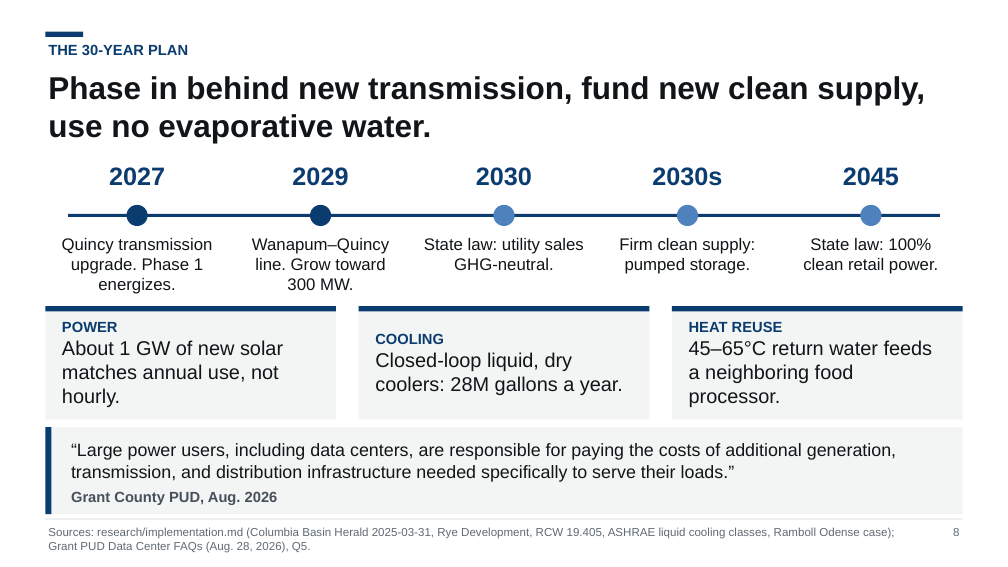
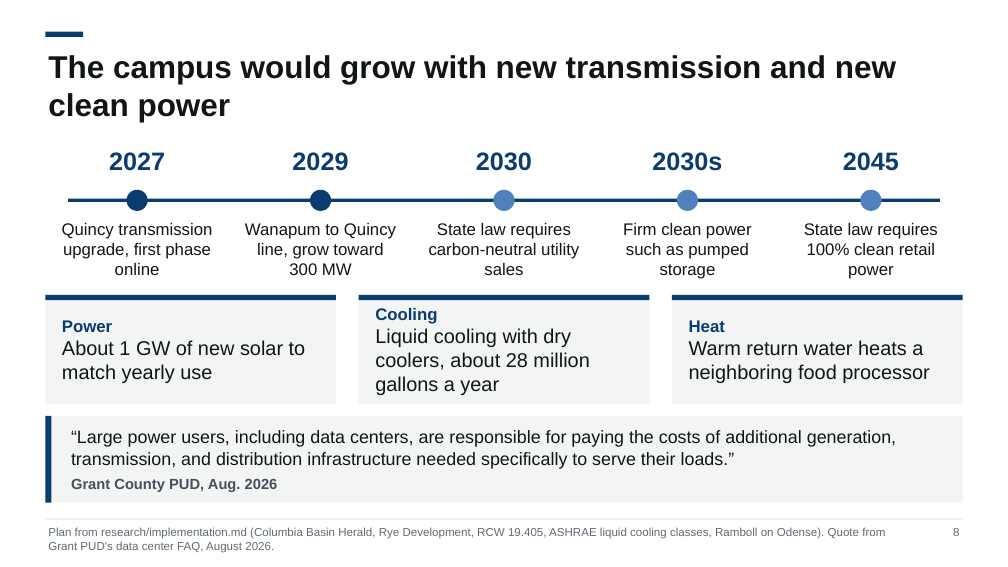
Before and after one commit to NeilKhandelwal/BAC-Hackathon, a slide deck: slide 8 of docs/deck/pitch_template.pptx. Drawn at 1008x567 pixels with LibreOffice and Linux fonts; fonts in the diff are those of the drawing. Boxes give left, top, right and bottom in pixels: in the first picture for what was removed or moved away, otherwise in the second. Text is boxed around its words. In the diff, an @@ line names an element or a change of style, - is before the commit and + after.

```diff
--- a/docs/deck/pitch_template.pptx
+++ b/docs/deck/pitch_template.pptx
@@ text at box(48, 55, 896, 122): text changed @@
-Phase in behind new transmission, fund new clean supply, use no evaporative water.
+The campus would grow with new transmission and new clean power
@@ text removed at box(48, 44, 188, 55) @@
-THE 30-YEAR PLAN
@@ 6 texts, 5 ellipses, 1 rectangle: place and size @@
-6 texts, 5 ellipses, 1 rectangle at box(68, 167, 940, 505)
+6 texts, 5 ellipses, 1 rectangle at box(68, 152, 940, 492)
@@ text at box(62, 223, 212, 275): text changed @@
-Quincy transmission upgrade. Phase 1 energizes.
+Quincy transmission upgrade, first phase online
@@ text at box(245, 223, 396, 275): text changed @@
-Wanapum–Quincy line. Grow toward 300 MW.
+Wanapum to Quincy line, grow toward 300 MW
@@ text at box(429, 223, 579, 275): text changed @@
-State law: utility sales GHG-neutral.
+State law requires carbon-neutral utility sales
@@ text at box(623, 223, 752, 279): text changed @@
-Firm clean supply: pumped storage.
+Firm clean power such as pumped storage
@@ text at box(804, 223, 937, 279): text changed @@
-State law: 100% clean retail power.
+State law requires 100% clean retail power
@@ rectangle "Power": place and size @@
-rectangle "Power" at box(45, 306, 336, 420)
+rectangle "Power" at box(45, 295, 336, 405)
@@ rectangle "Cooling": place and size @@
-rectangle "Cooling" at box(358, 306, 649, 420)
+rectangle "Cooling" at box(358, 295, 649, 405)
@@ rectangle "Heat": place and size @@
-rectangle "Heat" at box(672, 306, 963, 420)
+rectangle "Heat" at box(672, 295, 963, 405)
@@ text in rectangle at box(62, 320, 306, 383): text changed @@
-POWER
-About 1 GW of new solar matches annual use, not hourly.
+Power
+About 1 GW of new solar to match yearly use
@@ text in rectangle at box(375, 308, 589, 395): text changed @@
-COOLING
-Closed-loop liquid, dry coolers: 28M gallons a year.
+Cooling
+Liquid cooling with dry coolers, about 28 million gallons a year
@@ text in rectangle at box(689, 320, 929, 383): text changed @@
-HEAT REUSE
-45–65°C return water feeds a neighboring food processor.
+Heat
+Warm return water heats a neighboring food processor
@@ 5 rectangles: place and size @@
-5 rectangles at box(45, 306, 963, 514)
+5 rectangles at box(45, 295, 963, 503)
@@ text at box(48, 527, 885, 553): text changed @@
-Sources: research/implementation.md (Columbia Basin Herald 2025-03-31, Rye Development, RCW 19.405, ASHRAE liquid cooling classes, Ramboll Odense case); Grant PUD Data Center FAQs (Aug. 28, 2026), Q5.
+Plan from research/implementation.md (Columbia Basin Herald, Rye Development, RCW 19.405, ASHRAE liquid cooling classes, Ramboll on Odense). Quote from Grant PUD's data center FAQ, August 2026.
```
Also in this commit, not shown: 8 other slides changed, 6 slides added, 6 slides removed, 23 other files.
